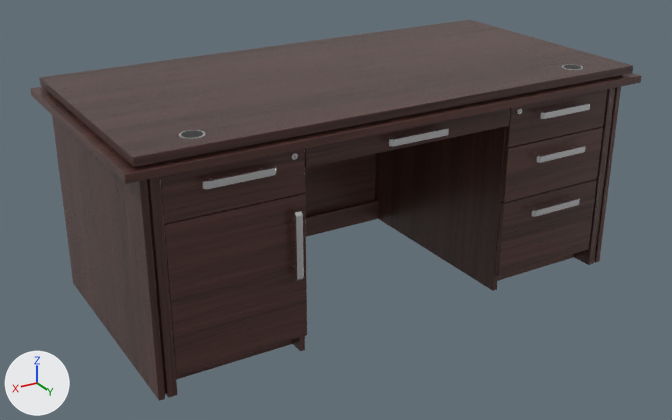
An edit to the FBX model 3d/ofis_stoli/OfisStoli.fbx, drawn before and after from the same camera.
One viewpoint serves both versions: a 50 mm lens placed at (1.61, 2.63, 1.57), pointed at (0.05, 0.03, 0.27). Every picture has the same lights, and +X, +Y and +Z are marked at lower left. The first picture is the older version. Where no turn or scale is listed for an object, it has been applied to the vertices.

Objects in the first picture: 'Eshik_Chap', 'Stol_Korpus', 'Tortma_Chap_1', 'Tortma_Markaz', 'Tortma_Ong_1', 'Tortma_Ong_2', 'Tortma_Ong_3'.
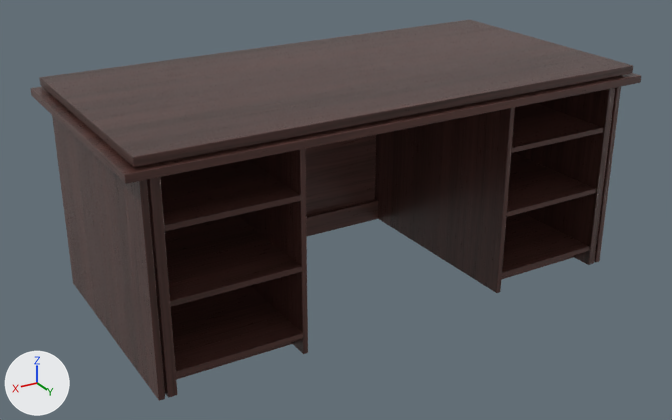
What differs and where, as boxes [x1, y1, x2, y2] in the pictures (672 x 420 px):
'Eshik_Chap', deleted (brown): before [164, 193, 307, 375]
    faces in mat_yogoch_4a2f2a: [164, 193, 307, 375]
    faces in mat_metall_alyuminiy (white #e7e7ea): [292, 211, 304, 281]
'Tortma_Ong_3', deleted: before [495, 179, 597, 277]
    faces in mat_yogoch_4a2f2a: [495, 179, 597, 277]
    faces in mat_metall_alyuminiy (white #e7e7ea): [532, 198, 580, 217]
'Tortma_Chap_1', deleted (brown): before [160, 149, 305, 224]
    faces in mat_yogoch_4a2f2a: [160, 149, 305, 224]
    faces in mat_metall_alyuminiy (white #e7e7ea): [203, 153, 298, 189]
'Tortma_Ong_2', deleted (brown): before [500, 127, 603, 203]
    faces in mat_yogoch_4a2f2a: [500, 127, 603, 203]
    faces in mat_metall_alyuminiy (white #e7e7ea): [537, 145, 586, 163]
'Tortma_Markaz', deleted: before [305, 108, 510, 168]
    faces in mat_yogoch_4a2f2a: [305, 108, 510, 168]
    faces in mat_metall_alyuminiy (white #e7e7ea): [389, 128, 449, 147]
'Tortma_Ong_1', deleted: before [505, 89, 608, 148]
    faces in mat_yogoch_4a2f2a: [505, 89, 608, 148]
    faces in mat_metall_alyuminiy (white #e7e7ea): [517, 103, 590, 119]

Patch to the scene script:
```diff
--- a/3d/ofis_stoli/OfisStoli.fbx.py
+++ b/3d/ofis_stoli/OfisStoli.fbx.py
@@ ob_tortma_ong_2 @@
-ob_tortma_ong_2 = bpy.data.objects.new('Tortma_Ong_2', me_tortma_ong_2)
-ob_tortma_ong_2.location = (-0.602, 0.42, 0.346)
@@ ob_tortma_ong_3 @@
-ob_tortma_ong_3 = bpy.data.objects.new('Tortma_Ong_3', me_tortma_ong_3)
-ob_tortma_ong_3.location = (-0.602, 0.42, 0.064)
@@ ob_eshik_chap @@
-ob_eshik_chap = bpy.data.objects.new('Eshik_Chap', me_eshik_chap)
-ob_eshik_chap.location = (0.82, 0.42, 0.064)
@@ ob_tortma_markaz @@
-ob_tortma_markaz = bpy.data.objects.new('Tortma_Markaz', me_tortma_markaz)
-ob_tortma_markaz.location = (0.0, 0.42, 0.62)
@@ ob_tortma_ong_1 @@
-ob_tortma_ong_1 = bpy.data.objects.new('Tortma_Ong_1', me_tortma_ong_1)
-ob_tortma_ong_1.location = (-0.602, 0.42, 0.544)
@@ ob_tortma_chap_1 @@
-ob_tortma_chap_1 = bpy.data.objects.new('Tortma_Chap_1', me_tortma_chap_1)
-ob_tortma_chap_1.location = (0.602, 0.42, 0.544)
```
